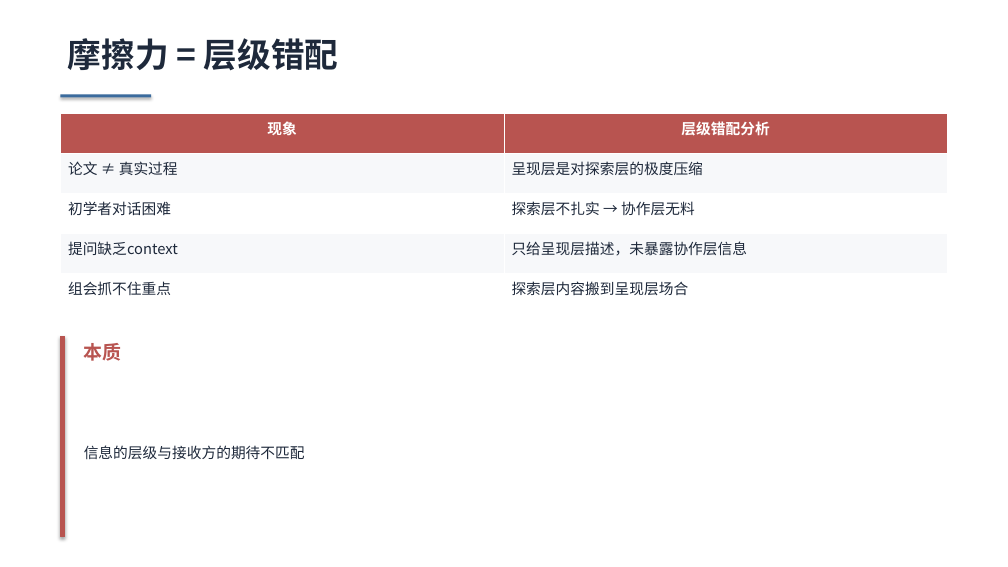
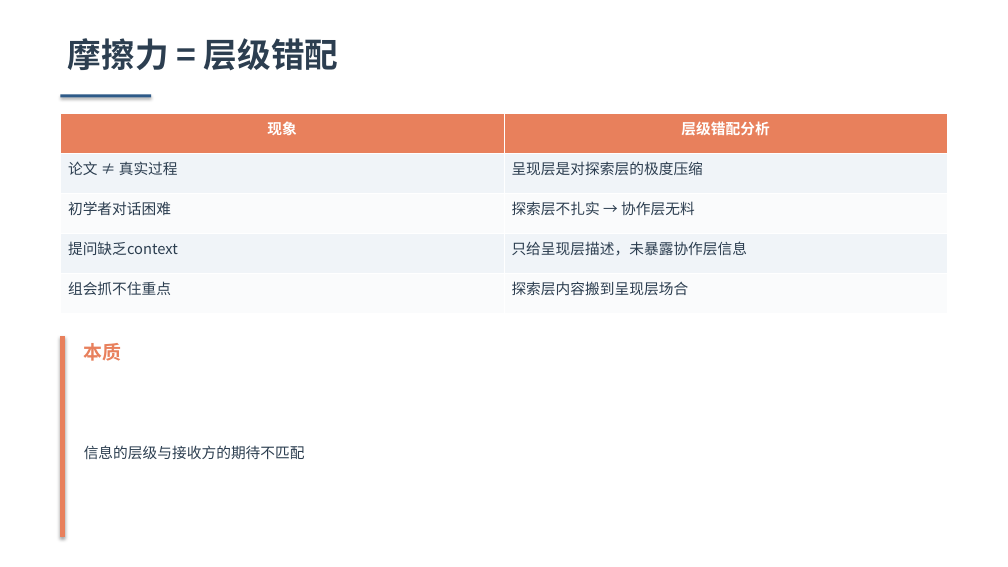
Before and after one commit to Lincyaw/paperops, a slide deck: slide 6 of examples/communication_friction/communication_friction.pptx. Drawn at 1008x567 pixels with LibreOffice and Linux fonts; fonts in the diff are those of the drawing. Boxes give left, top, right and bottom in pixels: in the first picture for what was removed or moved away, otherwise in the second. Text is boxed around its words. In the diff, an @@ line names an element or a change of style, - is before the commit and + after.

```diff
--- a/examples/communication_friction/communication_friction.pptx
+++ b/examples/communication_friction/communication_friction.pptx
@@ text "摩擦力 = 层级错配" at box(68, 38, 338, 71): text colour #1E293B to #2C3E50 @@
@@ table at box(60, 113, 948, 314) @@
@@ fill #B85450 to #E8805C in row 1 @@
@@ fill #F7F8FA to #F0F4F8 in 4 cells @@
@@ fill #FFFFFF to #FAFBFC in 4 cells @@
@@ text colour #1E293B to #2C3E50 @@
@@ rectangle at box(60, 95, 151, 98): fill #3B6B9D to #2E5A88 @@
@@ rectangle at box(60, 337, 65, 537): fill #B85450 to #E8805C; outline #B85450 1 pt to #E8805C 1 pt @@
@@ text "本质" at box(84, 343, 122, 361): text colour #B85450 to #E8805C @@
@@ text "信息的层级与接收方的期待不匹配" at box(84, 445, 305, 459): text colour #1E293B to #2C3E50 @@
```
Also in this commit, not shown: 19 other slides changed, 2 other files.
